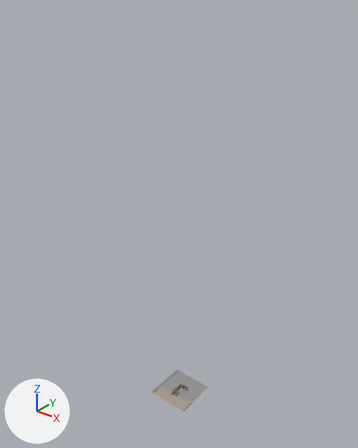
The FBX model priv/static/fbx/game_environment.fbx, before and after one commit.
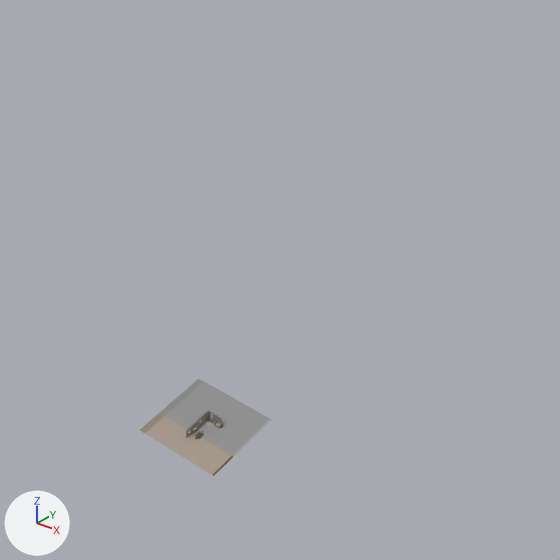
The first picture shows the older version from a 50 mm lens placed at (277.0, -348.0, 434.0), pointed at (-19.0, 21.0, 205.0). The close-ups show both versions on the part from 26% to 93% of the width and 46% to 100% of the height of that picture; other places that the commit changed are outside them. The lights are fixed; the arrows at lower left show +X, +Y and +Z. Where no turn or scale is listed for an object, it has been applied to the vertices.

The first close-up shows 'BG', 'Wall_08.001', 'Wall_13', 'Wall_13.002'.
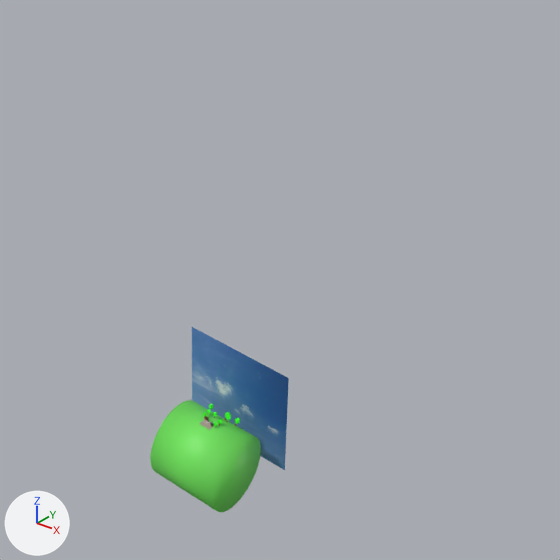
Boxes (x1, y1, x2, y2) around the edits, measured in the close-ups (560 x 560 px):
'Cylinder', added (green)
    after: (150, 400, 261, 512)
'Plane', added (blue)
    after: (192, 327, 289, 470)
'BG', deleted
    before: (140, 379, 272, 476)
'Wall_13.002', deleted
    before: (186, 426, 192, 437)
'Wall_13', deleted
    before: (208, 411, 215, 421)
'Wall_08.001', deleted
    before: (215, 415, 222, 423)

The edits, one by one:
Picture 'bluesky.jpg' (img_bluesky_jpg) is new.
Material 'Material.002' (mat_material_002) is new.
Its texture is img_bluesky_jpg.
Material 'Material.001' (mat_material_001) is new.
Its base color is (0.167, 0.8, 0.109) (green #72e75d).
Mesh me_plane is new.
It has 4 vertices, 1 face and spans x -31.3..31.3, y 0.0, z -31.3..31.3.
It uses material mat_material_002 (picture img_bluesky_jpg).
Mesh me_cylinder_1 is new.
It is a 32-sided cylinder along x spanning x -20.4..20.4, y -20.4..20.4, z -40.8..0.0.
It uses material mat_material_001 (green #72e75d).
Object 'Wall_13' (ob_wall_13) is deleted.
Object 'Wall_13.002' (ob_wall_13_002) is deleted.
Object 'Wall_08.001' (ob_wall_08_001) is deleted.
Object 'BG' (ob_bg) is deleted.
Object 'Plane' (ob_plane) is new; it shows me_plane.
Its location is (0.0, 27.1, -1.5).
Object 'Cylinder' (ob_cylinder) is new; it shows me_cylinder_1.
Its location is (0.0, 0.0, 0.0).
